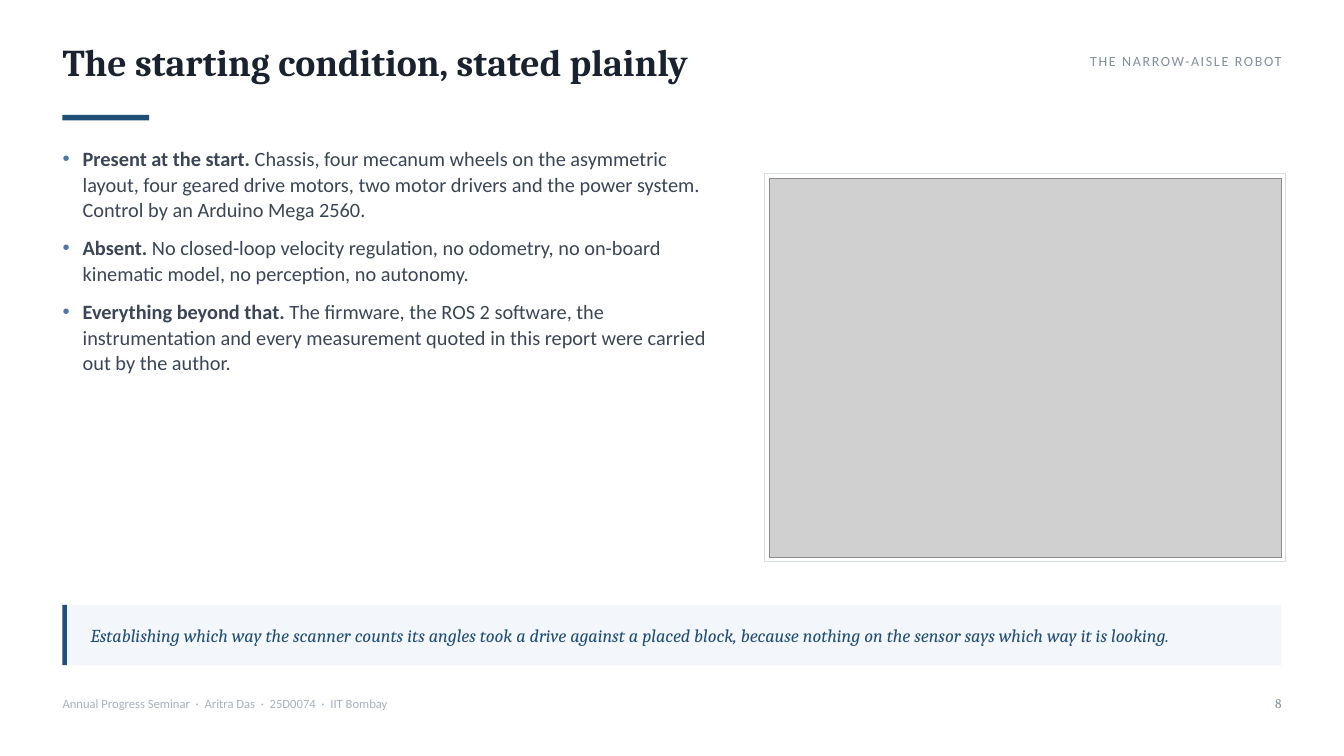
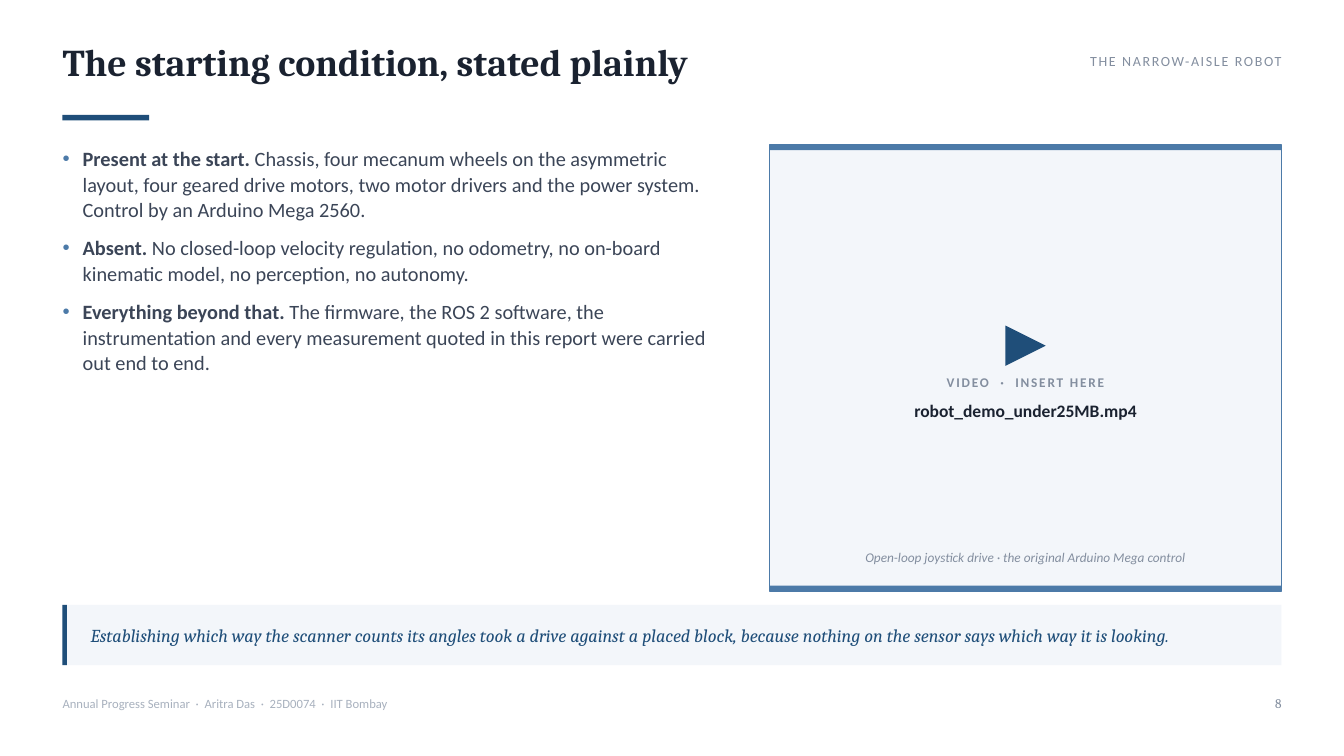
Before and after one commit to AritraD11/NarrowAisleBot, a slide deck: slide 8 of docs/aps_report/seminar_final/NarrowAisleBot_APS_Seminar.pptx. Drawn at 1344x756 pixels with LibreOffice and Linux fonts; fonts in the diff are those of the drawing; grey boxes stand for pictures. Boxes give left, top, right and bottom in pixels: in the first picture for what was removed or moved away, otherwise in the second. Text is boxed around its words. In the diff, an @@ line names an element or a change of style, - is before the commit and + after.

```diff
--- a/docs/aps_report/seminar_final/NarrowAisleBot_APS_Seminar.pptx
+++ b/docs/aps_report/seminar_final/NarrowAisleBot_APS_Seminar.pptx
@@ rectangle resized from (x1=765, y1=173, x2=1287, y2=562) to (x1=769, y1=145, x2=1281, y2=591) @@
@@ rectangle at (x1=769, y1=145, x2=1281, y2=591): fill #FFFFFF to #F3F6FA; outline #D6DDE6 0.75 pt to #4C7AA8 1.25 pt @@
@@ rectangle added at (x1=769, y1=145, x2=1281, y2=150), fill #4C7AA8 @@
@@ picture removed at (x1=769, y1=178, x2=1281, y2=558) @@
@@ text at (x1=83, y1=304, x2=706, y2=370): text changed @@
-• Everything beyond that. The firmware, the ROS 2 software, the instrumentation and every measurement quoted in this report were carried out by the author.
+• Everything beyond that. The firmware, the ROS 2 software, the instrumentation and every measurement quoted in this report were carried out end to end.
@@ triangle added at (x1=1005, y1=326, x2=1046, y2=366), fill #1F4E79 @@
@@ text added at (x1=947, y1=378, x2=1104, y2=387), 9.5 pt, text #838E9F, bold @@
+VIDEO · INSERT HERE
@@ text added at (x1=914, y1=404, x2=1136, y2=420), 12.5 pt, text #1A2230, bold @@
+robot_demo_under25MB.mp4
@@ text added at (x1=865, y1=553, x2=1186, y2=564), 9.5 pt, text #838E9F, italic @@
+Open-loop joystick drive · the original Arduino Mega control
@@ rectangle added at (x1=769, y1=586, x2=1281, y2=591), fill #4C7AA8 @@
```
Also in this commit, not shown: 36 other slides changed, 2 slides added, 10 slides removed, 3 other files.
